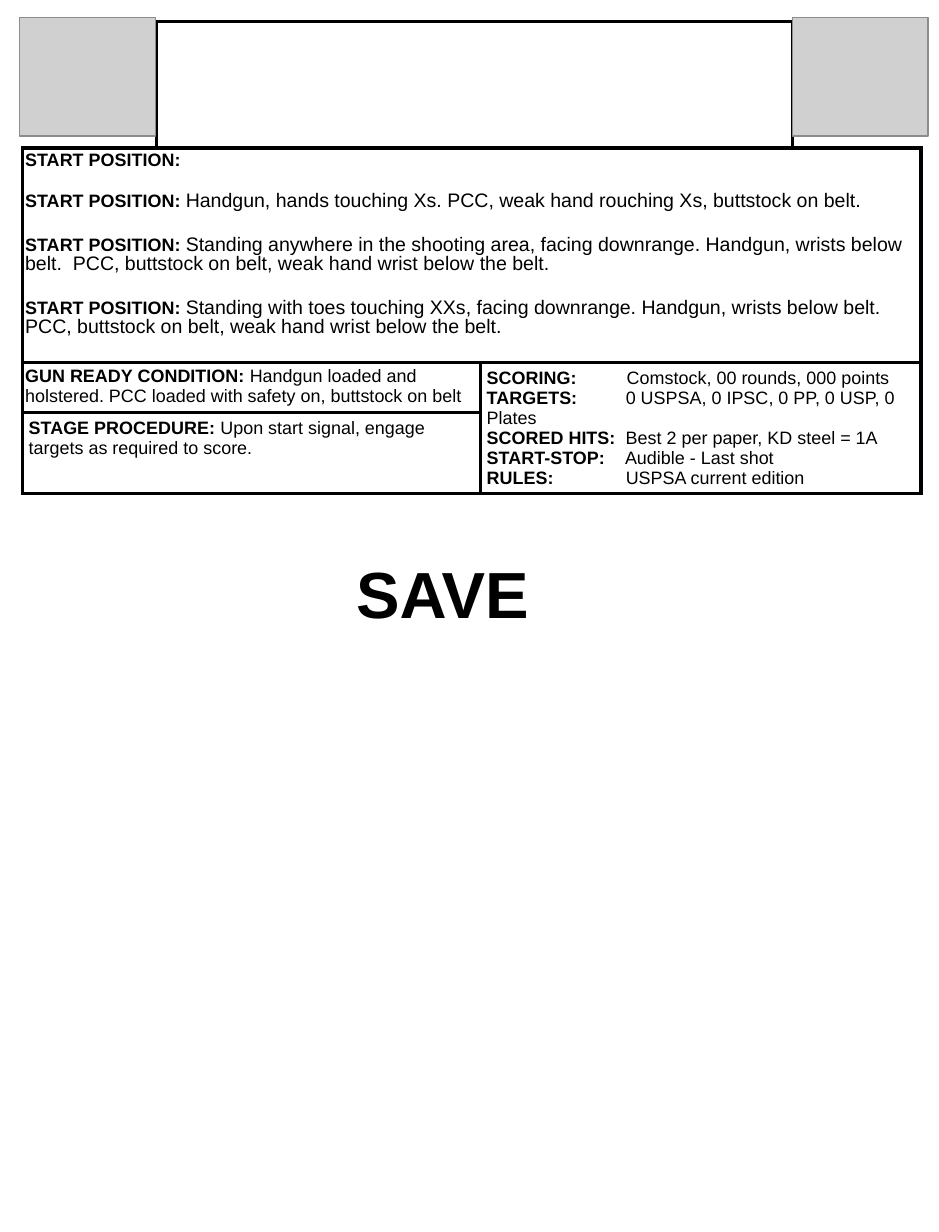
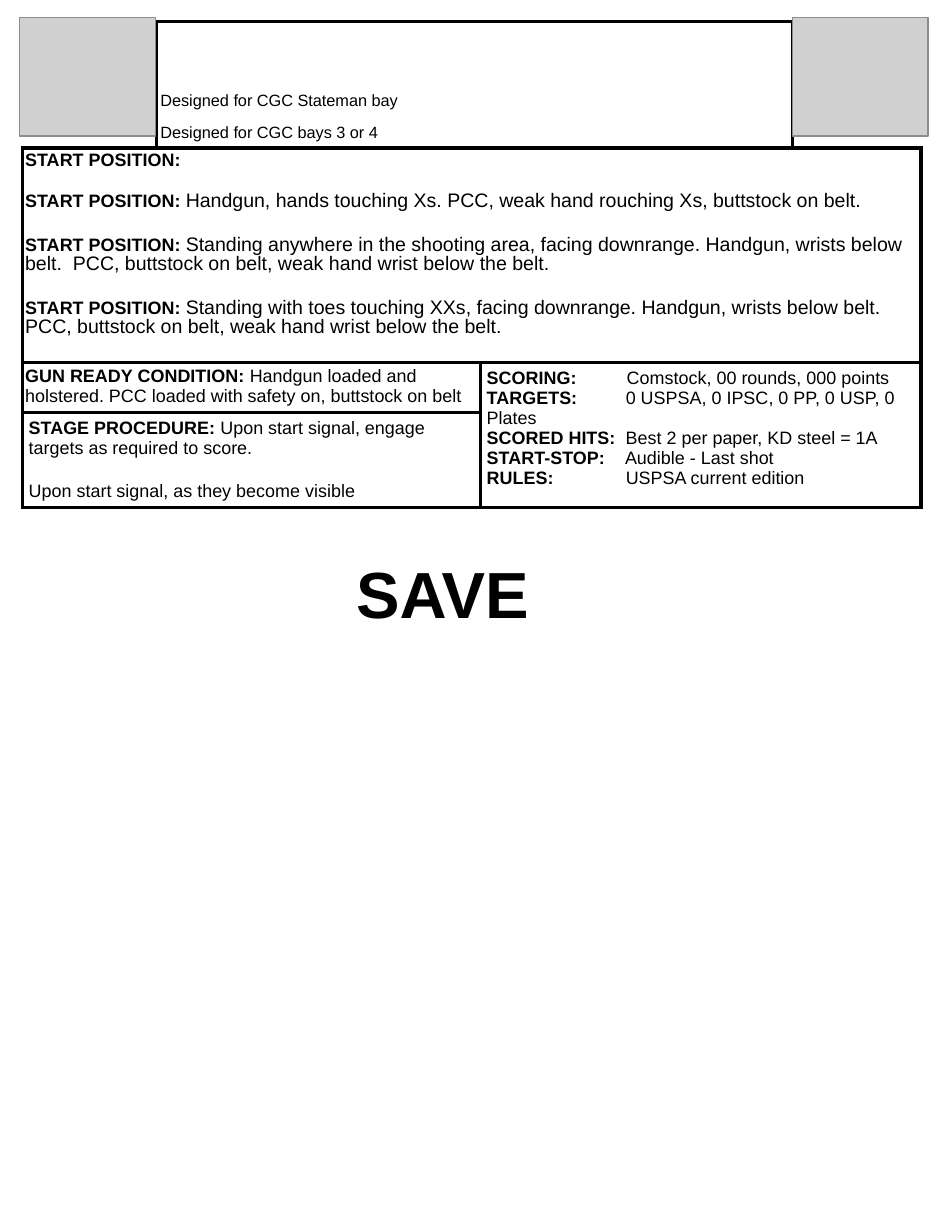
Before and after one commit to JeffSchroeder/USPSA, a slide deck: slide 1 of USPSA_StageDesignTemplate.pptx. Drawn at 939x1232 pixels with LibreOffice and Linux fonts; fonts in the diff are those of the drawing; grey boxes stand for pictures. Boxes give left, top, right and bottom in pixels: in the first picture for what was removed or moved away, otherwise in the second. Text is boxed around its words. In the diff, an @@ line names an element or a change of style, - is before the commit and + after.

Commit message:
More stages

```diff
--- a/USPSA_StageDesignTemplate.pptx
+++ b/USPSA_StageDesignTemplate.pptx
@@ table at box(22, 21, 920, 534) @@
-row 4, column 1: STAGE PROCEDURE: Upon start signal, engage targets as required to score.
+row 4, column 1: STAGE PROCEDURE: Upon start signal, engage targets as required to score. / Upon start signal, as they become visible
@@ text added at box(160, 94, 398, 110), 10 pt, text #000000 @@
+Designed for CGC Stateman bay
@@ text added at box(160, 126, 378, 141), 10 pt, text #000000 @@
+Designed for CGC bays 3 or 4
```
Also in this commit, not shown: 38 other files.
